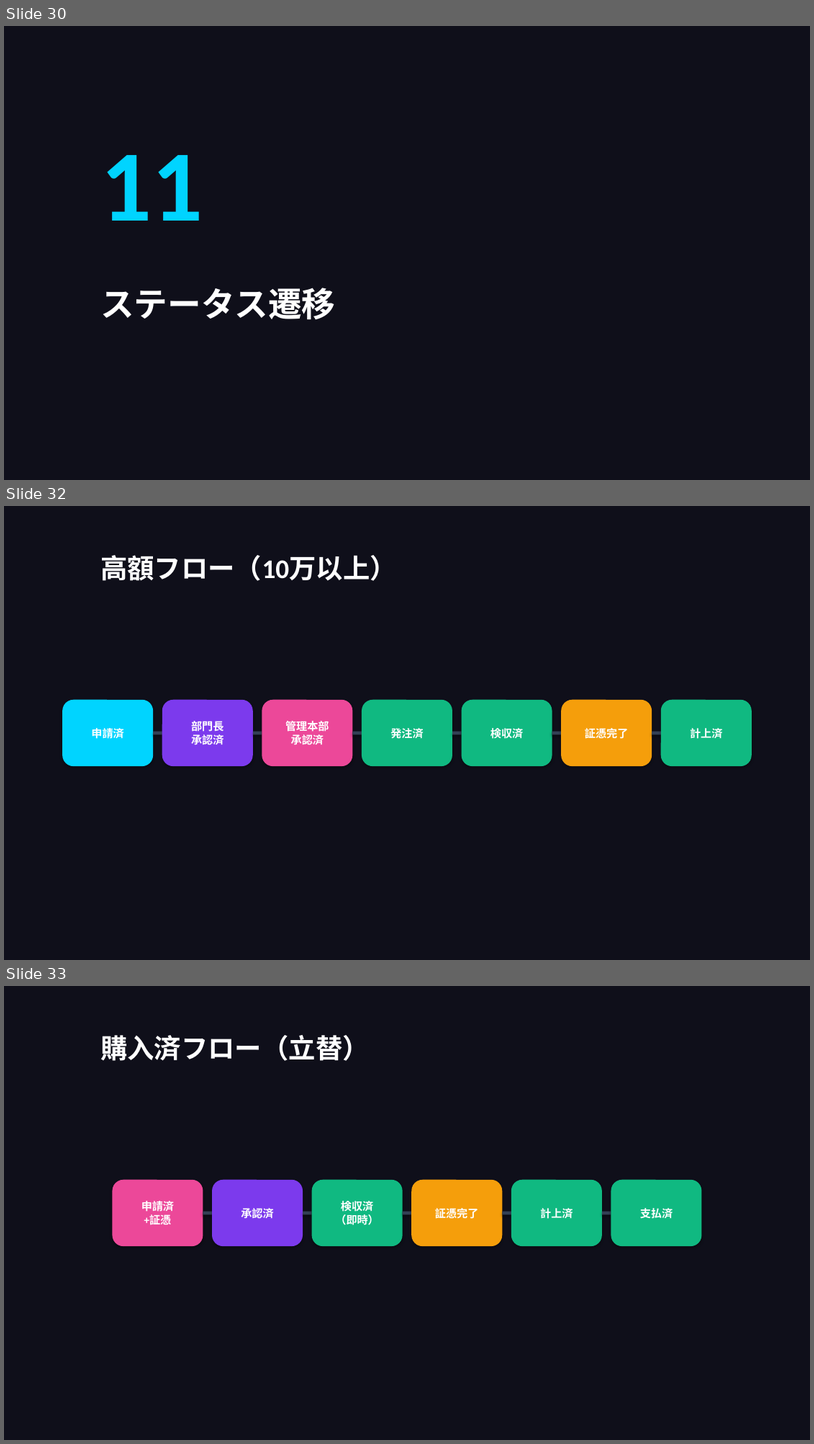
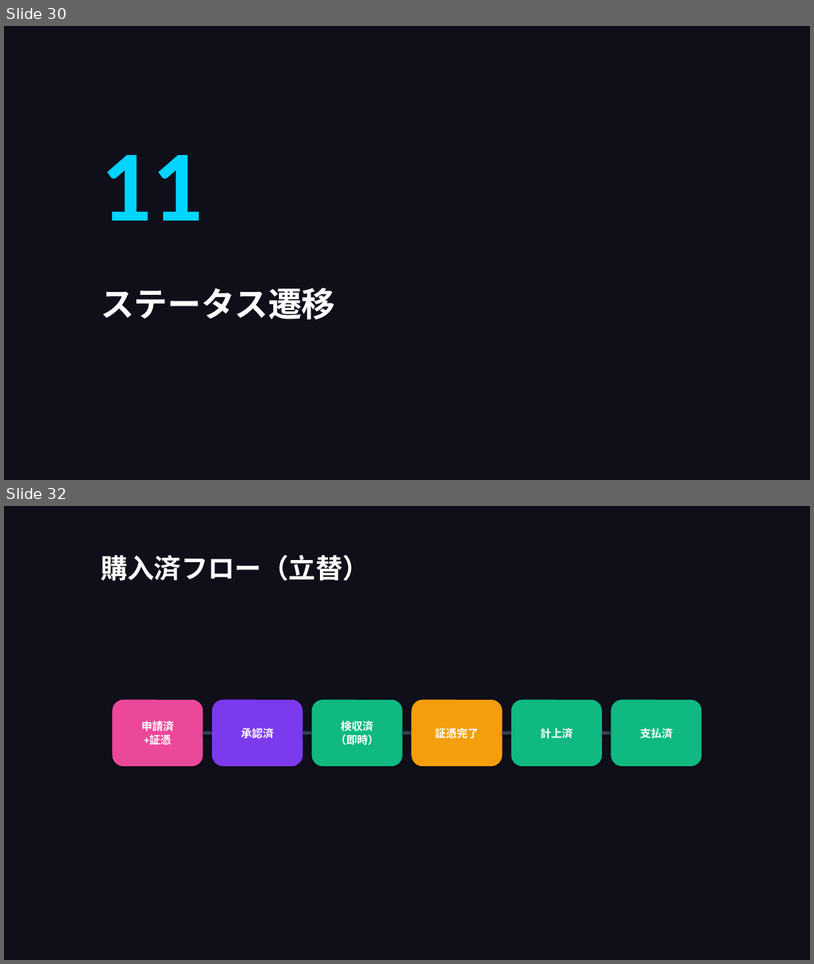
Before and after one commit to takeshiizawa123/next-procurement-poc, a slide deck: docs/operational-guide.pptx. Shown one above the other, each under a label of ours: slides 30, 32 and 33 before the commit, slides 30 and 32 after it; the slides between them are not shown. The pictures are 814x1444 and 814x964 pixels, drawn with LibreOffice and Linux fonts; fonts in the diff are those of the drawing. Boxes give left, top, right and bottom in pixels: in the first picture for what was removed or moved away, otherwise in the second. Text is boxed around its words. In the diff, an @@ line names an element or a change of style, - is before the commit and + after.

```diff
--- a/docs/operational-guide.pptx
+++ b/docs/operational-guide.pptx
@@ slide 32 removed at (4,506,810,960), background #0F0F1A @@
@@ text removed at (100,555,397,581) @@
-高額フロー（10万以上）
@@ rounded rectangle removed at (63,700,154,766) @@
-申請済
@@ rounded rectangle removed at (162,700,253,766) @@
-部門長
-承認済
@@ rounded rectangle removed at (262,700,353,766) @@
-管理本部
-承認済
@@ rounded rectangle removed at (362,700,453,766) @@
-発注済
@@ rounded rectangle removed at (462,700,553,766) @@
-検収済
@@ rounded rectangle removed at (562,700,653,766) @@
-証憑完了
@@ rounded rectangle removed at (661,700,752,766) @@
-計上済
@@ rectangle removed at (154,731,162,735) @@
@@ rectangle removed at (253,731,262,735) @@
@@ rectangle removed at (353,731,362,735) @@
@@ rectangle removed at (453,731,462,735) @@
@@ rectangle removed at (553,731,562,735) @@
@@ rectangle removed at (653,731,661,735) @@
@@ what was slide 33 is now slide 32 @@
```
Also in this commit, not shown: 10 slides changed, 5 other files.
